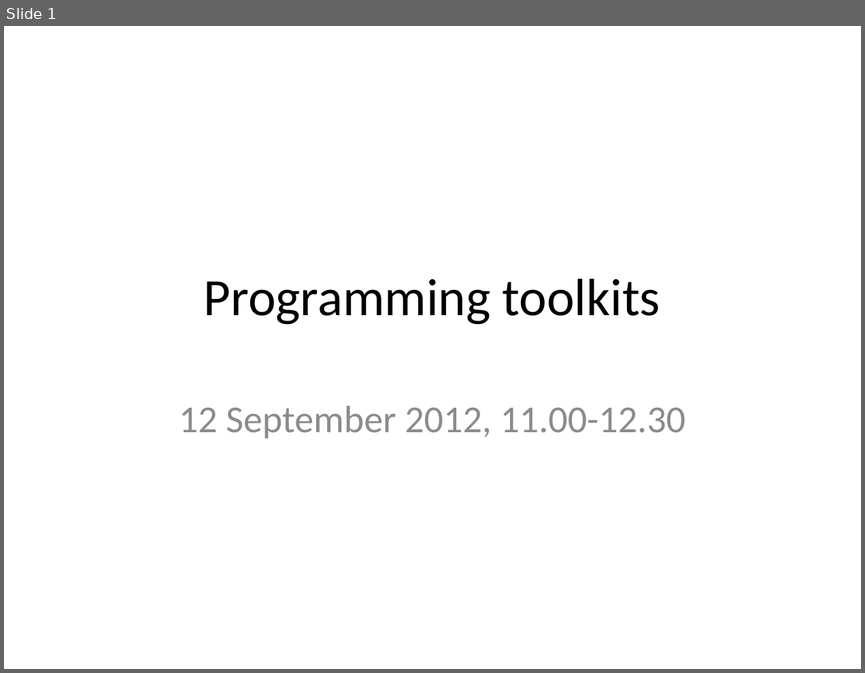
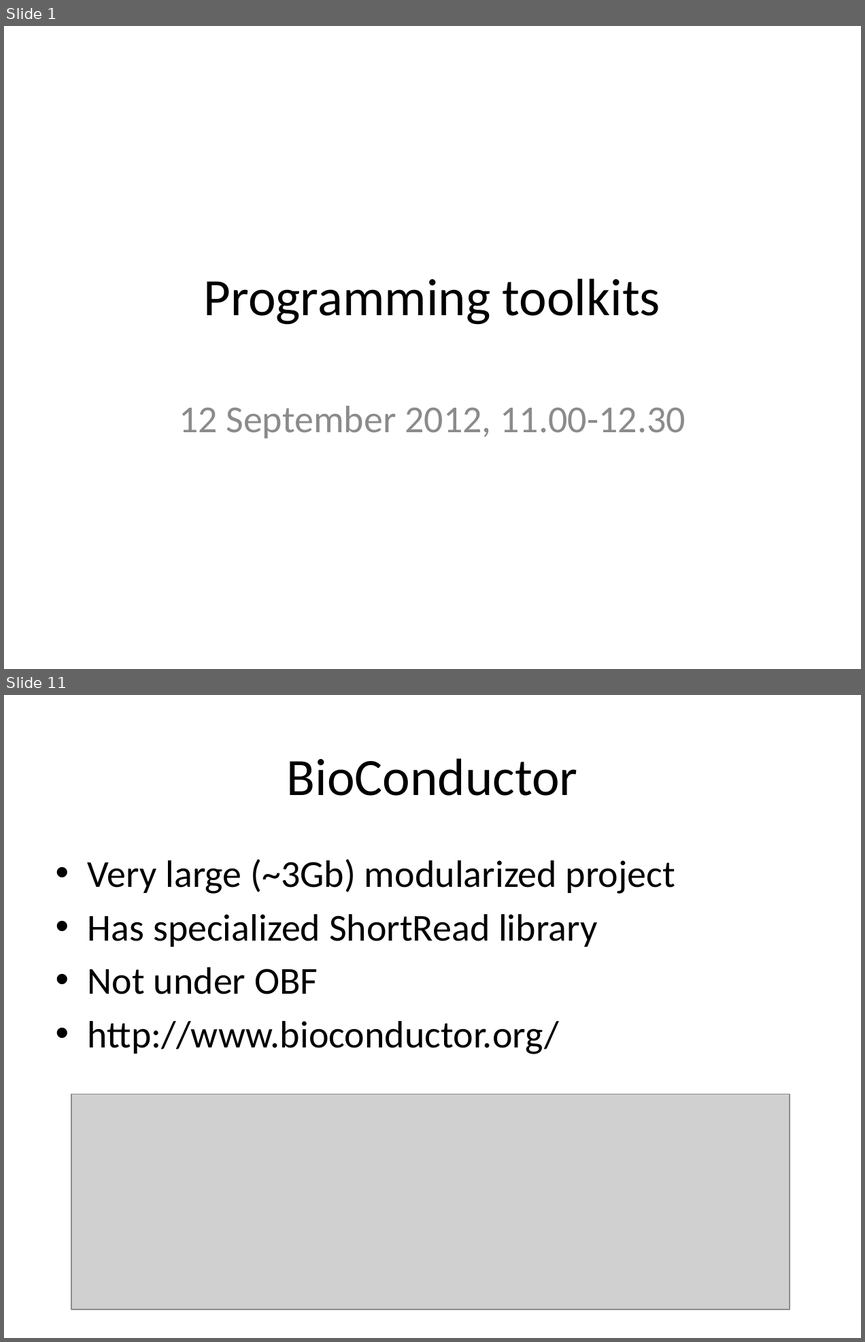
Before and after one commit to rvosa/ngs-workflows, a slide deck: doc/slides/day2/session2/Toolkits.pptx. Shown one above the other, each under a label of ours: slide 1 before the commit, slides 1 and 11 after it; the slides between them are not shown. The pictures are 865x673 and 865x1342 pixels, drawn with LibreOffice and Linux fonts; fonts in the diff are those of the drawing; grey boxes stand for pictures. Boxes give left, top, right and bottom in pixels: in the first picture for what was removed or moved away, otherwise in the second. Text is boxed around its words. In the diff, an @@ line names an element or a change of style, - is before the commit and + after.

```diff
--- a/doc/slides/day2/session2/Toolkits.pptx
+++ b/doc/slides/day2/session2/Toolkits.pptx
@@ slide 11 added at bbox=[4, 695, 861, 1338], background #FFFFFF @@
@@ title added at bbox=[287, 758, 578, 796], 44 pt, text #000000 @@
+BioConductor
@@ text added at bbox=[88, 859, 675, 1054], 32 pt, text #000000 @@
+• Very large (~3Gb) modularized project
+• Has specialized ShortRead library
+• Not under OBF
+• http://www.bioconductor.org/
@@ picture added at bbox=[72, 1093, 789, 1308] @@
```
Also in this commit, not shown: 3 slides changed, 7 other slides added, 8 slides removed.
